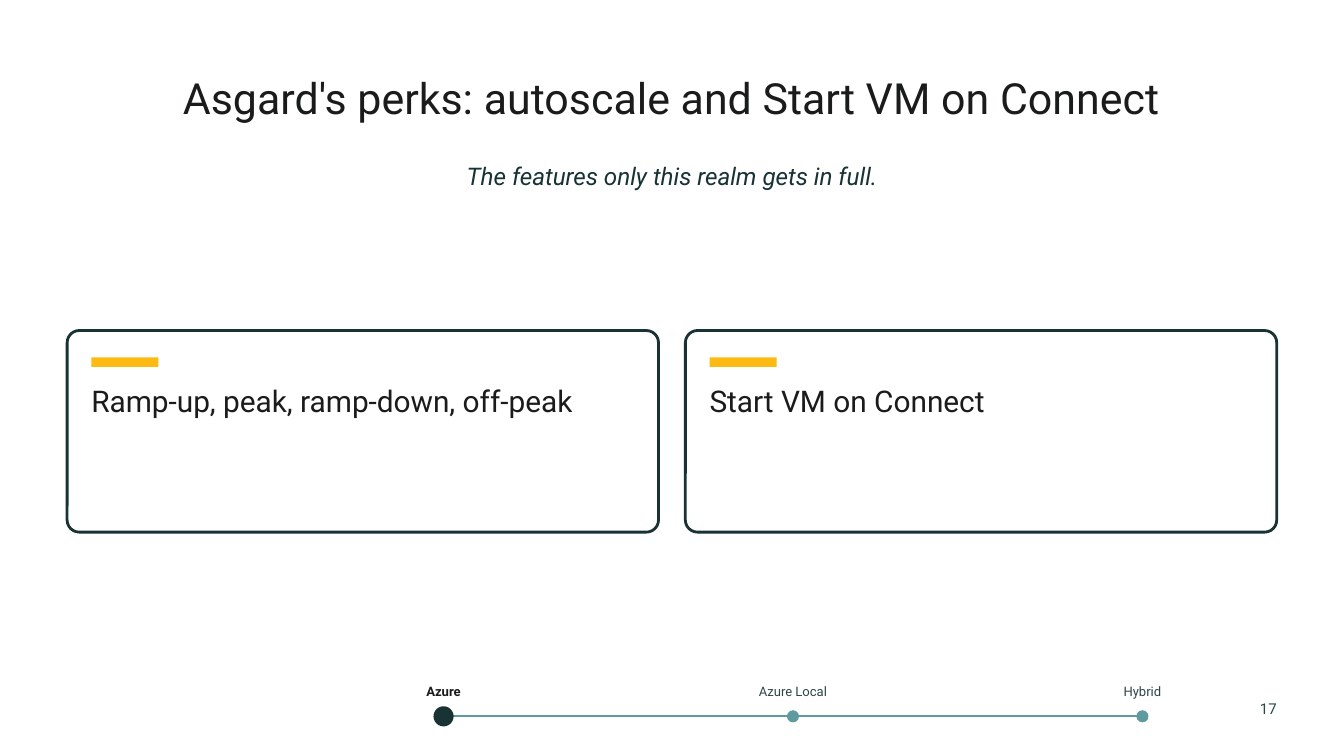
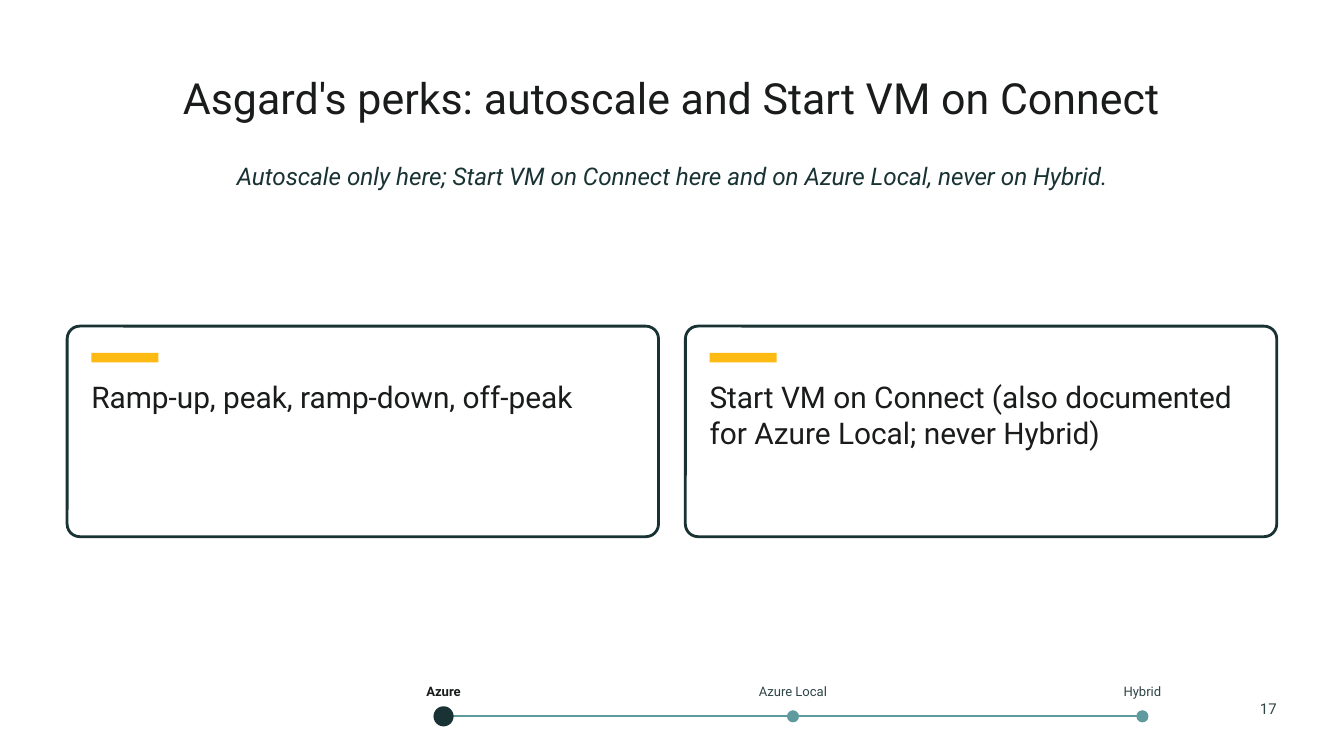
Before and after one commit to thisismydemo/nic2026_avd, a slide deck: slide 17 of presentation/AVD_Anywhere_NIC2026.pptx. Drawn at 1344x756 pixels with LibreOffice and Linux fonts; fonts in the diff are those of the drawing; background and template pictures are left out. Boxes give left, top, right and bottom in pixels: in the first picture for what was removed or moved away, otherwise in the second. Text is boxed around its words. In the diff, an @@ line names an element or a change of style, - is before the commit and + after.

```diff
--- a/presentation/AVD_Anywhere_NIC2026.pptx
+++ b/presentation/AVD_Anywhere_NIC2026.pptx
@@ text at bbox=[237, 166, 1107, 191]: text changed @@
-The features only this realm gets in full.
+Autoscale only here; Start VM on Connect here and on Azure Local, never on Hybrid.
@@ rounded rectangle: place and size @@
-rounded rectangle at bbox=[67, 331, 659, 532]
+rounded rectangle at bbox=[67, 327, 659, 538]
@@ rounded rectangle: place and size @@
-rounded rectangle at bbox=[685, 331, 1277, 532]
+rounded rectangle at bbox=[685, 327, 1277, 538]
@@ rectangle: place and size @@
-rectangle at bbox=[91, 358, 159, 367]
+rectangle at bbox=[91, 353, 159, 363]
@@ rectangle: place and size @@
-rectangle at bbox=[710, 358, 777, 367]
+rectangle at bbox=[710, 353, 777, 363]
@@ text "Ramp-up, peak, ramp-down, off-peak": place and size @@
-text "Ramp-up, peak, ramp-down, off-peak" at bbox=[91, 389, 573, 418]
+text "Ramp-up, peak, ramp-down, off-peak" at bbox=[91, 385, 573, 414]
@@ text at bbox=[710, 384, 1231, 451]: text changed @@
-Start VM on Connect
+Start VM on Connect (also documented for Azure Local; never Hybrid)
```
Also in this commit, not shown: 19 other slides changed, 1 slide added, 19 other files.
